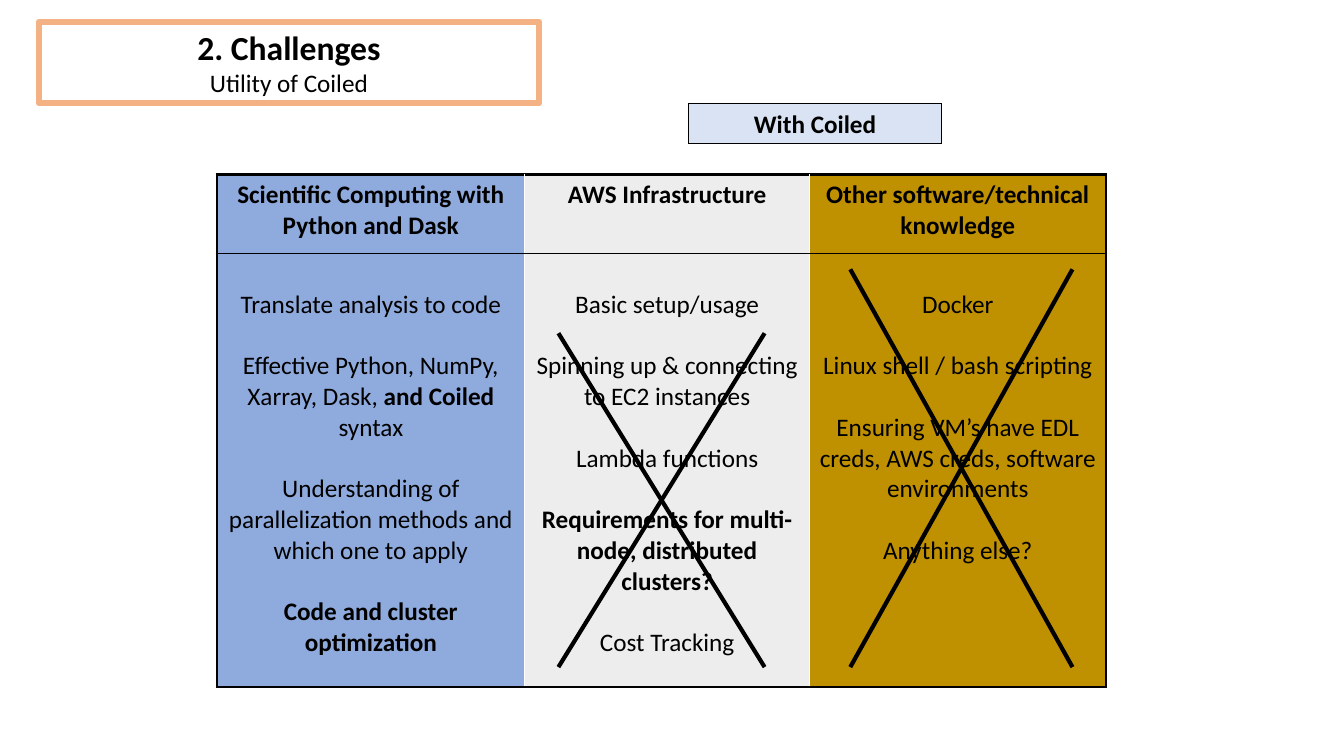
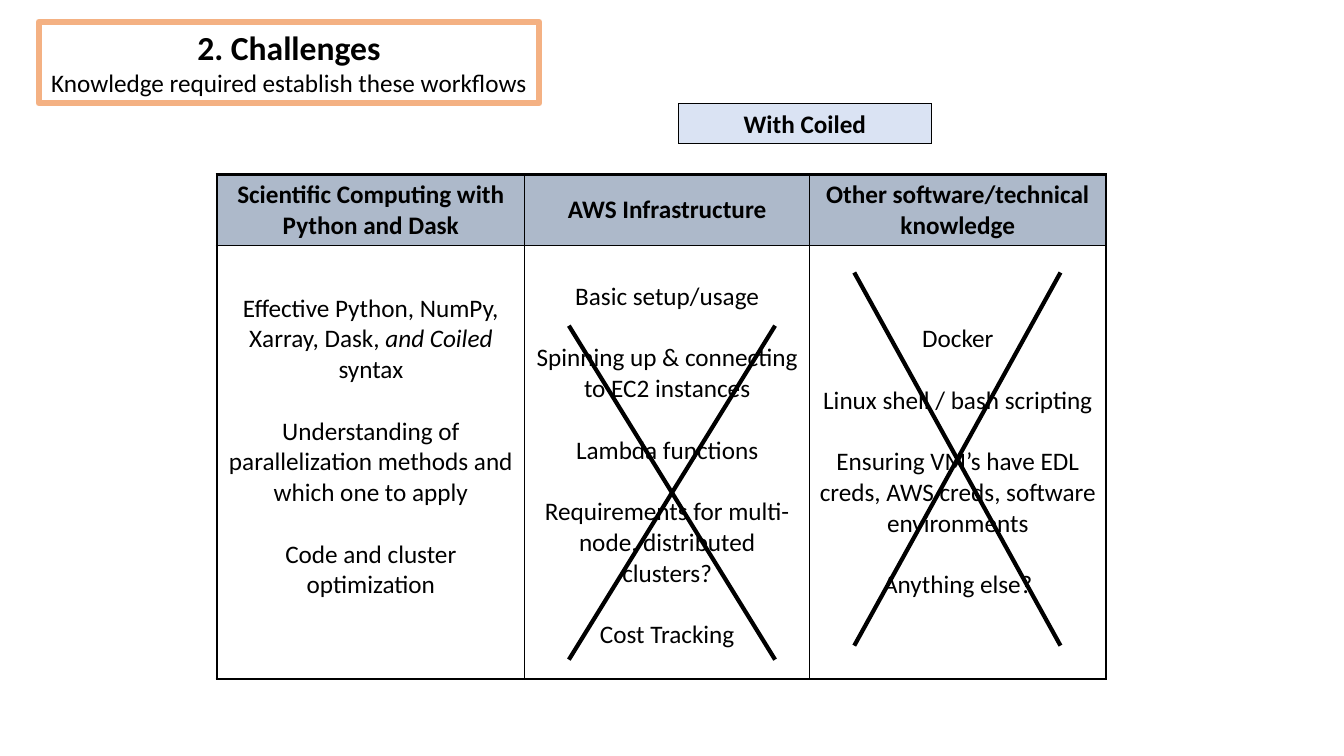
Before and after one commit to DeanHenze/cloud_earthdata, a slide deck: slide 13 of coiled/Coiled_presentation.pptx (slide 12 before the commit). Drawn at 1344x756 pixels with LibreOffice and Linux fonts; fonts in the diff are those of the drawing. Boxes give left, top, right and bottom in pixels: in the first picture for what was removed or moved away, otherwise in the second. Text is boxed around its words. In the diff, an @@ line names an element or a change of style, - is before the commit and + after.

```diff
--- a/coiled/Coiled_presentation.pptx
+++ b/coiled/Coiled_presentation.pptx
@@ text in rectangle at bbox=[51, 74, 526, 97]: text changed @@
-Utility of Coiled
+Knowledge required establish these workflows
@@ rectangle "With Coiled": place and size @@
-rectangle "With Coiled" at bbox=[689, 103, 942, 143]
+rectangle "With Coiled" at bbox=[679, 103, 932, 143]
@@ table at bbox=[217, 174, 1106, 679] @@
-row 2, column 1: Translate analysis to code / Effective Python, NumPy, Xarray, Dask, and Coiled syntax / Understanding of parallelization methods and which one to apply / Code and cluster optimization
+row 2, column 1: Effective Python, NumPy, Xarray, Dask, and Coiled syntax / Understanding of parallelization methods and which one to apply / Code and cluster optimization
@@ fill #8FAADC to #ADB9CA in row 1, column 1 @@
@@ fill #EDEDED to #ADB9CA in row 1, column 2 @@
@@ fill #BF9000 to #ADB9CA in row 1, column 3 @@
@@ fill #8FAADC to none in row 2, column 1 @@
@@ fill #EDEDED to none in row 2, column 2 @@
@@ fill #BF9000 to none in row 2, column 3 @@
@@ bold off in "Requirements for multi-node, distributed clusters?" @@
@@ borders changed @@
@@ line moved from (851, 269) - (1073, 667) to (855, 272) - (1061, 646) @@
@@ line moved from (1073, 269) - (851, 667) to (1061, 272) - (855, 646) @@
@@ line moved from (559, 334) - (765, 667) to (569, 326) - (775, 659) @@
@@ line moved from (765, 334) - (559, 667) to (775, 326) - (569, 659) @@
```
Also in this commit, not shown: 20 other slides changed, 7 slides added, 9 slides removed, 3 other files.
